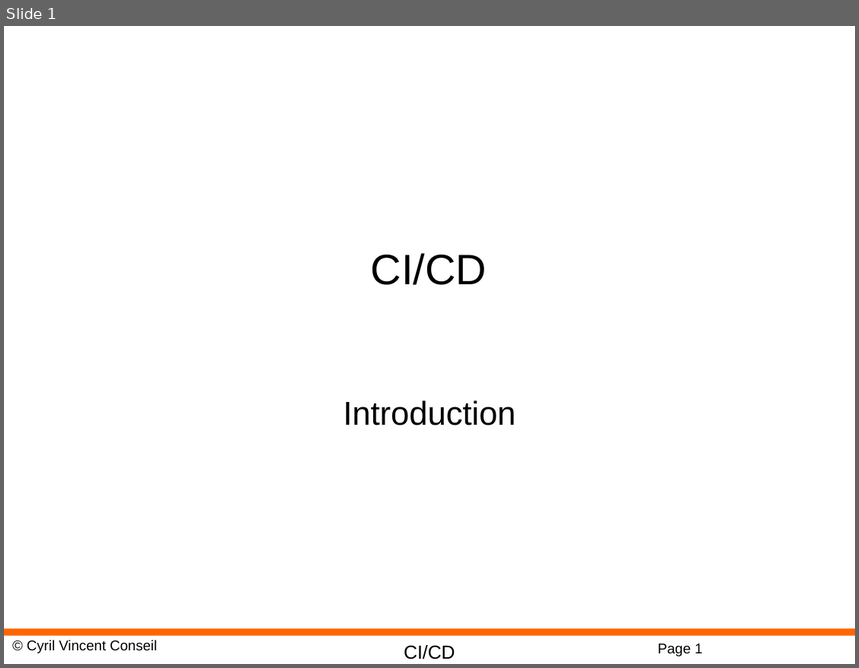
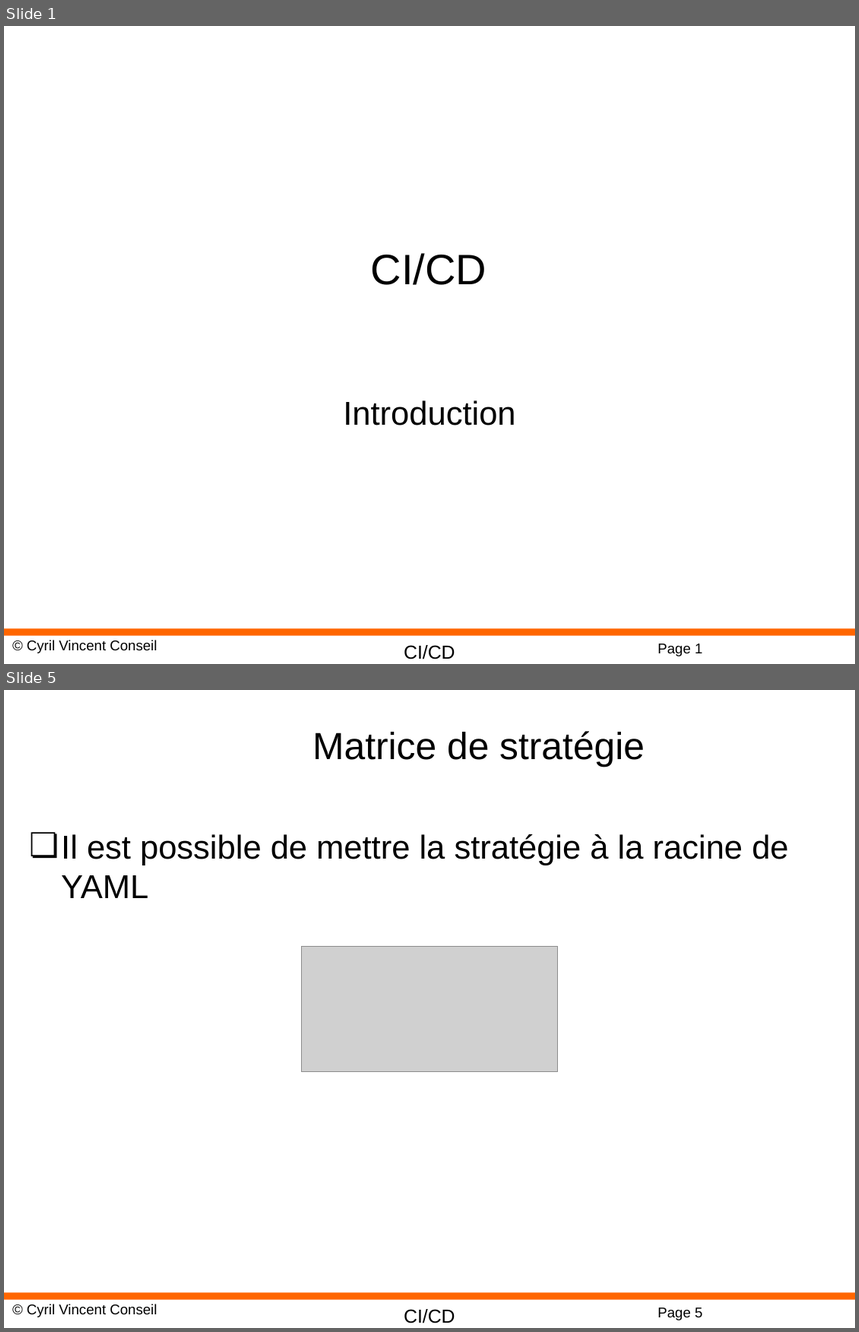
Before and after one commit to cyrilvincent/cicd, a slide deck: ppt/CICD13-Env-Strategies.todo.pptx. Shown one above the other, each under a label of ours: slide 1 before the commit, slides 1 and 5 after it; the slides between them are not shown. The pictures are 859x668 and 859x1332 pixels, drawn with LibreOffice and Linux fonts; fonts in the diff are those of the drawing; grey boxes stand for pictures; background and template pictures are left out. Boxes give left, top, right and bottom in pixels: in the first picture for what was removed or moved away, otherwise in the second. Text is boxed around its words. In the diff, an @@ line names an element or a change of style, - is before the commit and + after.

```diff
--- a/ppt/CICD13-Env-Strategies.todo.pptx
+++ b/ppt/CICD13-Env-Strategies.todo.pptx
@@ slide 5 added at (x1=4, y1=690, x2=855, y2=1328), background #FFFFFF; not listed: 4 template elements that a slide beside it also shows @@
@@ title added at (x1=313, y1=731, x2=645, y2=767), 32 pt, text #000000 @@
+Matrice de stratégie
@@ text added at (x1=61, y1=834, x2=788, y2=898), 28 pt, text #000000 @@
+❏ Il est possible de mettre la stratégie à la racine de YAML
@@ picture added at (x1=301, y1=946, x2=558, y2=1072) @@
```
Also in this commit, not shown: 3 other slides added, 30 slides removed, 14 other files.
